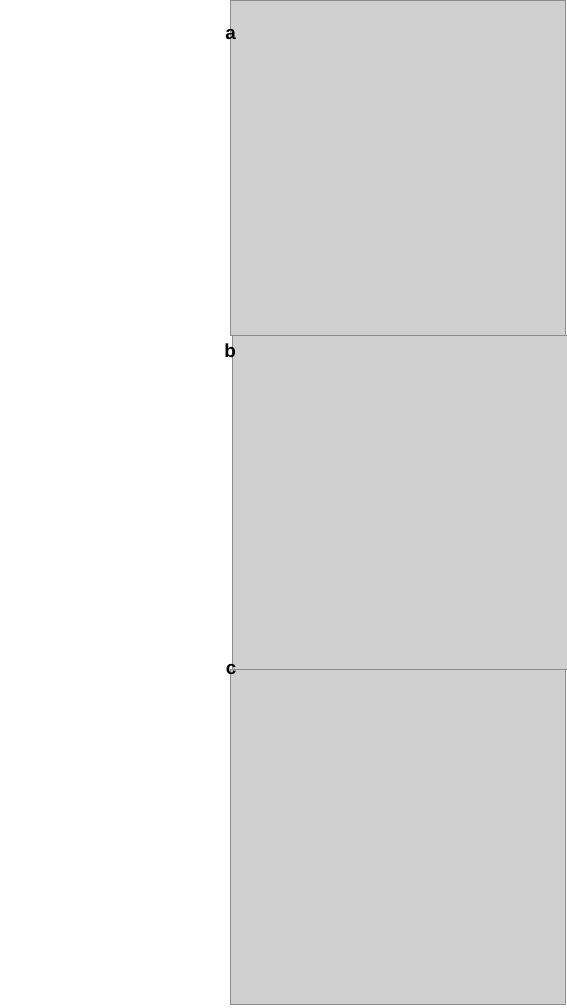
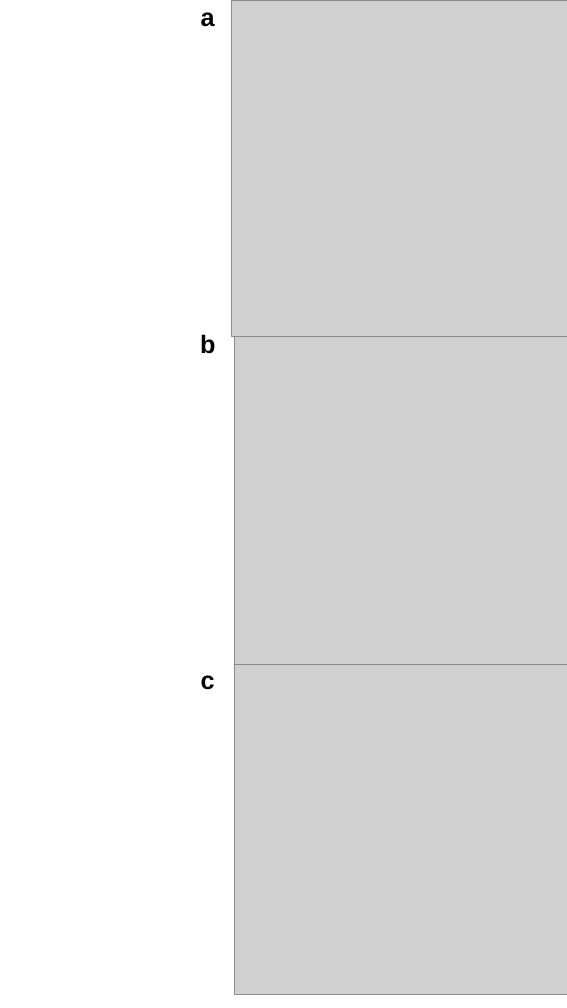
Before and after one commit to meyresearch/amino_acid_distance_distributions, a slide deck: slide 1 of plots/Fig4.pptx. Drawn at 567x1008 pixels with LibreOffice and Linux fonts; fonts in the diff are those of the drawing; grey boxes stand for pictures. Boxes give left, top, right and bottom in pixels: in the first picture for what was removed or moved away, otherwise in the second. Text is boxed around its words. In the diff, an @@ line names an element or a change of style, - is before the commit and + after.

```diff
--- a/plots/Fig4.pptx
+++ b/plots/Fig4.pptx
@@ size 18 to 24 pt in 3 elements at (200, 334, 215, 354), (201, 675, 215, 690), (201, 12, 215, 27) @@
@@ text "a": place and size @@
-text "a" at (225, 24, 236, 43)
+text "a" at (201, 12, 215, 27)
@@ text "b": place and size @@
-text "b" at (224, 342, 236, 361)
+text "b" at (200, 334, 215, 354)
@@ picture: place and size @@
-picture at (232, 335, 567, 670)
+picture at (234, 334, 567, 665)
@@ text "c": place and size @@
-text "c" at (226, 659, 237, 678)
+text "c" at (201, 675, 215, 690)
@@ picture: place and size @@
-picture at (231, 670, 565, 1005)
+picture at (234, 665, 567, 995)
```
Also in this commit, not shown: 19 other files.
